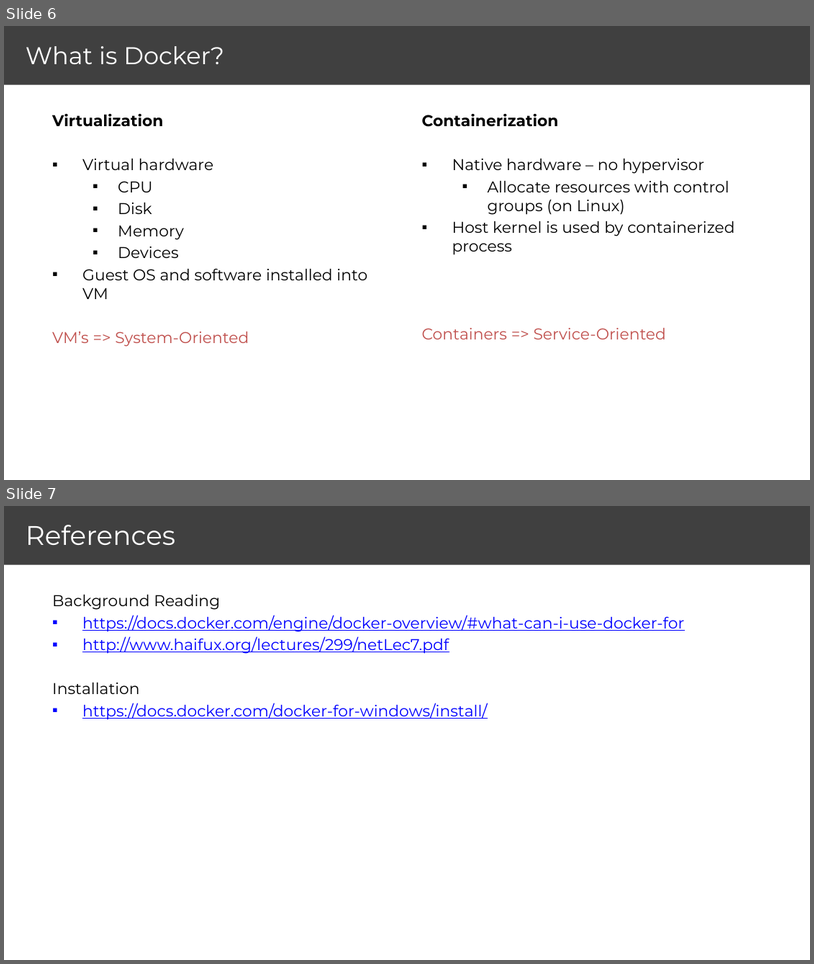
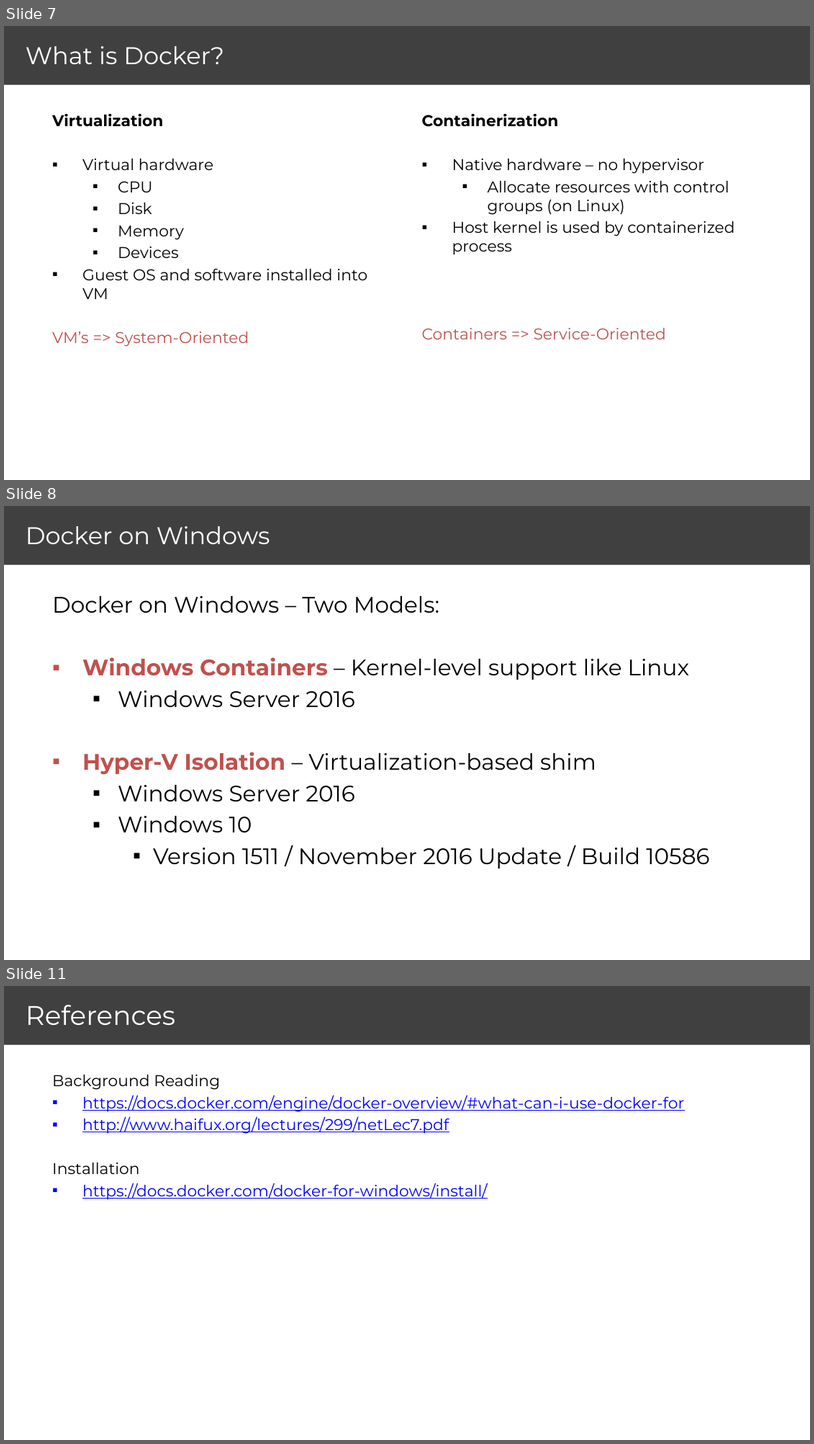
Before and after one commit to brendonmatheson/docker_fu, a slide deck: brendon_matheson_docker_dotnet_slides.pptx. Shown one above the other, each under a label of ours: slides 6 and 7 before the commit, slides 7, 8 and 11 after it; the slides between them are not shown. The pictures are 814x964 and 814x1444 pixels, drawn with LibreOffice and Linux fonts; fonts in the diff are those of the drawing. Boxes give left, top, right and bottom in pixels: in the first picture for what was removed or moved away, otherwise in the second. Text is boxed around its words. In the diff, an @@ line names an element or a change of style, - is before the commit and + after.

```diff
--- a/brendon_matheson_docker_dotnet_slides.pptx
+++ b/brendon_matheson_docker_dotnet_slides.pptx
@@ slide 8 added at (x1=4, y1=506, x2=810, y2=960), background #FFFFFF @@
@@ rectangle added at (x1=4, y1=506, x2=810, y2=565), fill #404040 @@
@@ title added at (x1=26, y1=526, x2=270, y2=544), 21.6 pt, text #FFFFFF @@
+Docker on Windows
@@ text added at (x1=52, y1=596, x2=710, y2=868), 20 pt, text #000000 @@
+Docker on Windows – Two Models:
+▪ Windows Containers – Kernel-level support like Linux
+  ▪ Windows Server 2016
+▪ Hyper-V Isolation – Virtualization-based shim
+  ▪ Windows Server 2016
+  ▪ Windows 10
+    ▪ Version 1511 / November 2016 Update / Build 10586
@@ what was slide 6 is now slide 7 @@
@@ what was slide 7 is now slide 11 @@
```
Also in this commit, not shown: 1 slide changed, 10 other slides added, 2 slides removed, 1 other file.
